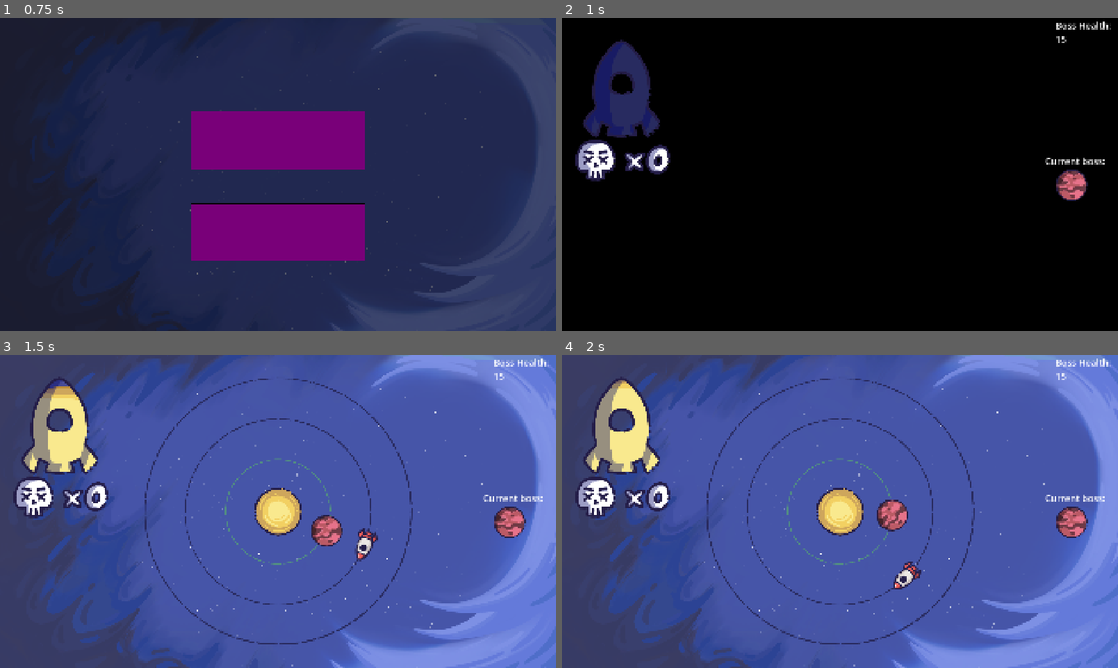
Above: before the commit, frames 1-4 (two rows, left to right).
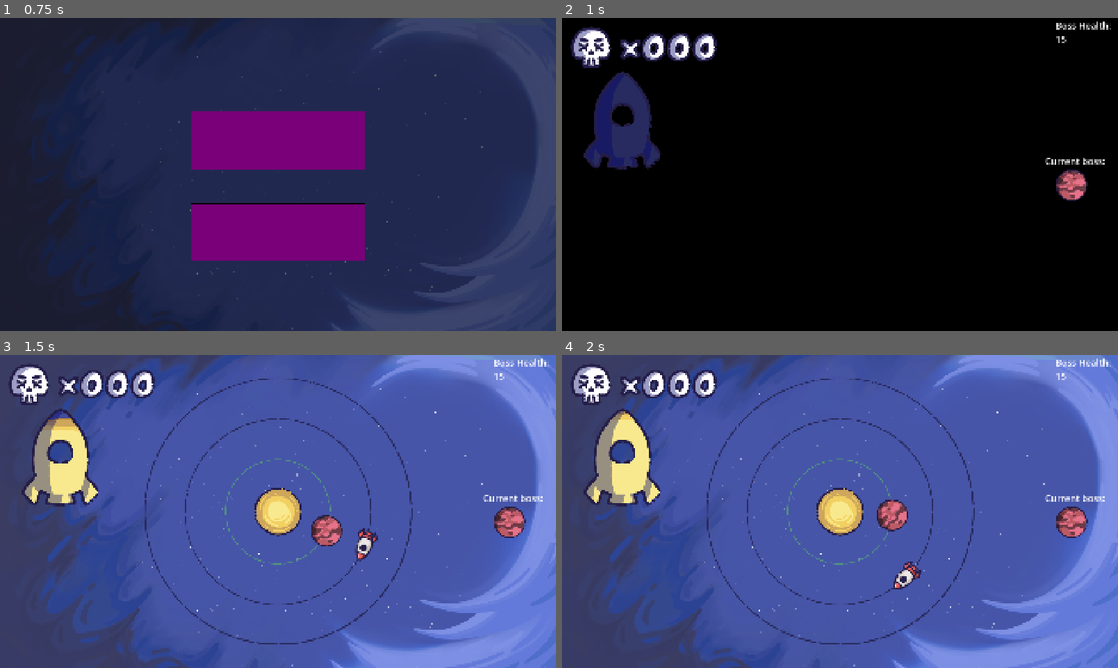
Above: after the commit, the same moments.

Repository: CookieFinder23/YGDA-Fall-Game-Jam-2026
Game: Godot game, scene res://ui/title_screen/title_screen.tscn
Same seed, same stepped clock (60 frames per second), same inputs: the game is played once before the commit and once after it. Sound files missing from this copy of the repository are replaced by a short silence.
Inputs (mouse positions are in pixels of both pictures, inside the frame that each line leads up to):
- Up to frame 1 (0.75 s): click (278, 140) at 0.5 s
- Up to frame 2 (1 s): no input
- Up to frame 3 (1.5 s): hold D (right) from 1.28 s (still down)
- Up to frame 4 (2 s): keep holding D (right)

Frame 1 is identical in both runs. In frame 2, 5.2% of the frame differs, in the area x 1-28%, y 2-53%; in frame 3, 5.6%, in the area x 1-28%, y 3-53%; in frame 4, 5.5%.

Commit message:
redid hud layout

Diff:
--- a/fall-game-jam-2026/ui/hud/bosses_killed.tscn
+++ b/fall-game-jam-2026/ui/hud/bosses_killed.tscn
@@ -21,5 +21,6 @@
 offset_bottom = 97.0
 theme_override_fonts/font = ExtResource("4_miol2")
 theme_override_font_sizes/font_size = 180
-text = "0"
+text = "000
+"
 script = ExtResource("4_6lq1w")
--- a/fall-game-jam-2026/ui/hud/bosses_killed_label.gd
+++ b/fall-game-jam-2026/ui/hud/bosses_killed_label.gd
@@ -1,4 +1,7 @@
 extends Label
 
 func _process(delta: float) -> void:
-	text = str(GameState.bosses_killed)
+	var string_thing = str(GameState.bosses_killed)
+	while string_thing.length() < 3:
+		string_thing = "0" + string_thing
+	text = string_thing
--- a/fall-game-jam-2026/ui/hud/hud.tscn
+++ b/fall-game-jam-2026/ui/hud/hud.tscn
@@ -29,7 +29,7 @@
 script = ExtResource("1_xmswo")
 
 [node name="HealthBar" parent="." unique_id=436221617 instance=ExtResource("2_4d6w6")]
-position = Vector2(206, 244)
+position = Vector2(209, 353)
 
 [node name="BossHealth" type="Label" parent="." unique_id=1256404677]
 layout_mode = 0
@@ -55,4 +55,4 @@
 animation = &"Boss1"
 
 [node name="BossesKilled" parent="." unique_id=145743401 instance=ExtResource("4_w75iv")]
-position = Vector2(116, 489)
+position = Vector2(101, 101)
